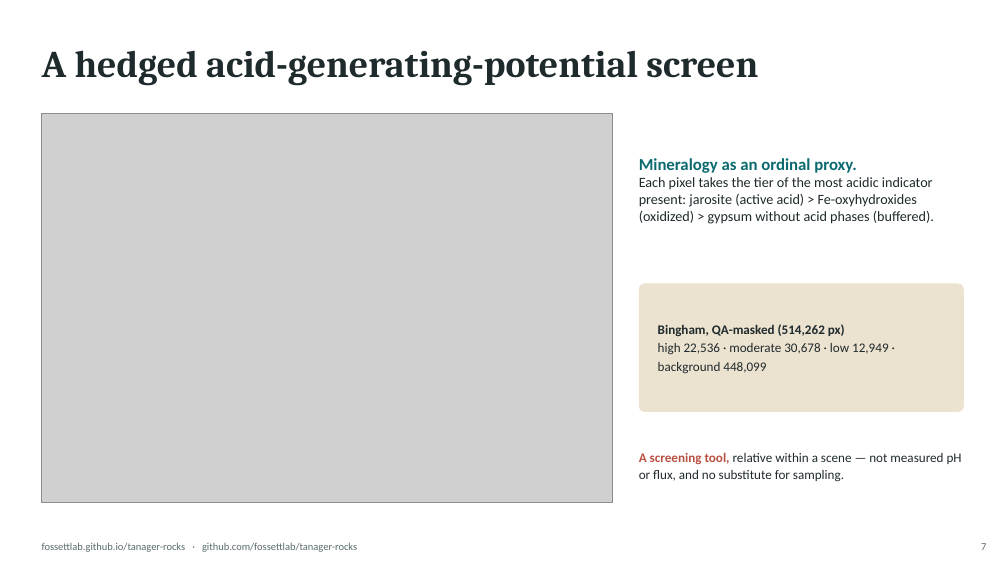
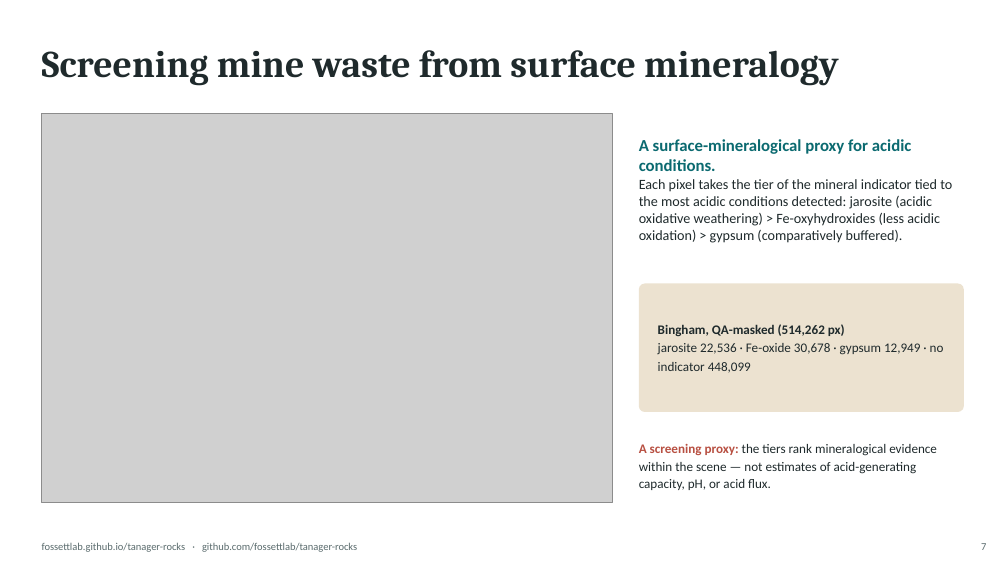
Before and after one commit to fossettlab/tanager-minmap, a slide deck: slide 7 of submission/tanager_rocks_deck.pptx. Drawn at 1008x567 pixels with LibreOffice and Linux fonts; fonts in the diff are those of the drawing; grey boxes stand for pictures. Boxes give left, top, right and bottom in pixels: in the first picture for what was removed or moved away, otherwise in the second. Text is boxed around its words. In the diff, an @@ line names an element or a change of style, - is before the commit and + after.

Commit message:
Calibrate claim strength to evidence across memo, page, and deck
Rename the environmental product to a surface-mineralogical screening proxy
for acidic mine-waste conditions: the tiers rank mineral evidence for acidic
conditions within a scene, and are not estimates of acid-generating capacity,
pH, or flux. Soften the spatial claim at Bingham, reframe the independent-map
section as comparison rather than validation, and align the title across the
memo and story page. The demonstrated spectral-separability result and the
Goldfield agreement numbers are unchanged.

```diff
--- a/submission/tanager_rocks_deck.pptx
+++ b/submission/tanager_rocks_deck.pptx
@@ text at (42, 50, 839, 86): text changed @@
-A hedged acid-generating-potential screen
+Screening mine waste from surface mineralogy
@@ text at (639, 139, 952, 243): text changed @@
-Mineralogy as an ordinal proxy.
-Each pixel takes the tier of the most acidic indicator present: jarosite (active acid) > Fe-oxyhydroxides (oxidized) > gypsum without acid phases (buffered).
+A surface-mineralogical proxy for acidic conditions.
+Each pixel takes the tier of the mineral indicator tied to the most acidic conditions detected: jarosite (acidic oxidative weathering) > Fe-oxyhydroxides (less acidic oxidation) > gypsum (comparatively buffered).
@@ text at (658, 324, 944, 373): text changed @@
-Bingham, QA-masked (514,262 px)
-high 22,536 · moderate 30,678 · low 12,949 · background 448,099
+Bingham, QA-masked (514,262 px)
+jarosite 22,536 · Fe-oxide 30,678 · gypsum 12,949 · no indicator 448,099
@@ text at (639, 444, 937, 490): text changed @@
-A screening tool, relative within a scene — not measured pH or flux, and no substitute for sampling.
+A screening proxy: the tiers rank mineralogical evidence within the scene — not estimates of acid-generating capacity, pH, or acid flux.
```
Also in this commit, not shown: 2 other slides changed, 3 other files.
